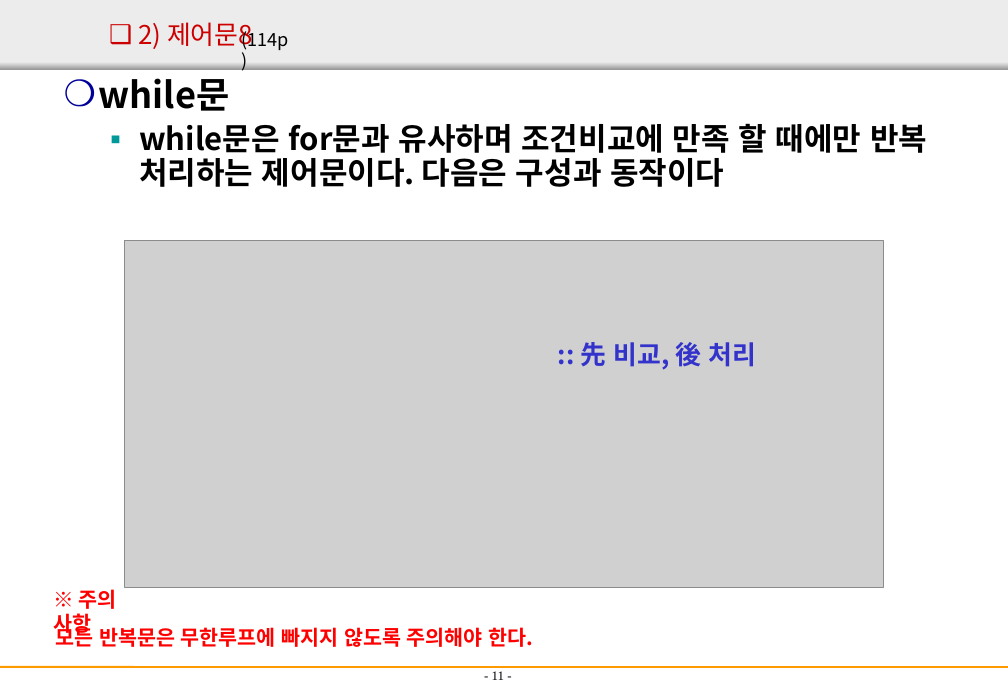
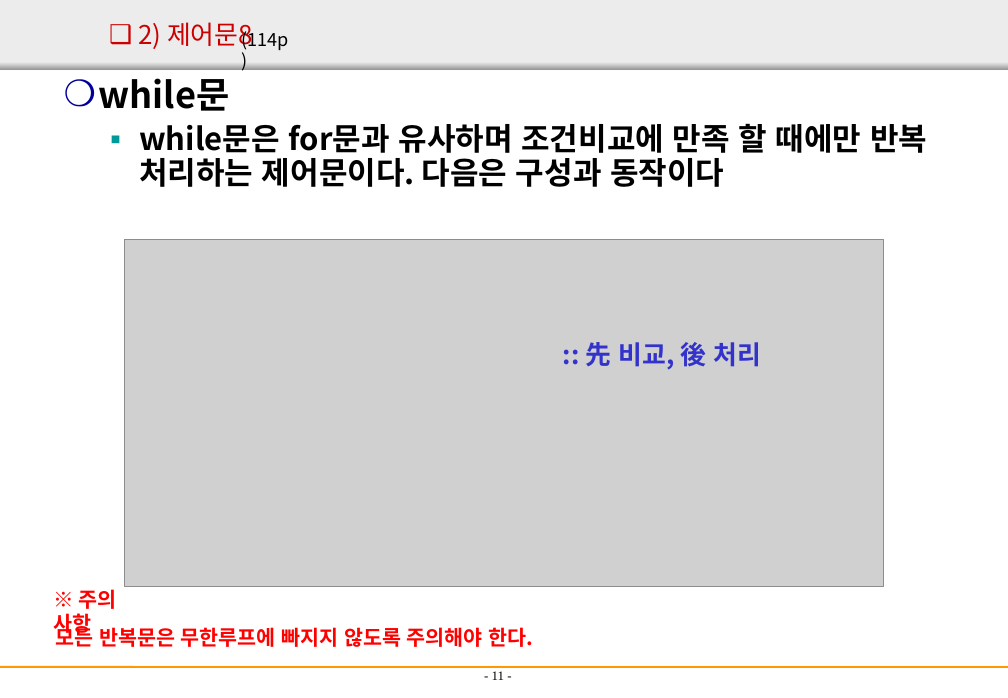
Before and after one commit to Jaehe-he/naver17study, a slide deck: slide 11 of 자료들/03장_주석문과제어문.ppt. Drawn at 1008x698 pixels with LibreOffice and Linux fonts; fonts in the diff are those of the drawing; grey boxes stand for pictures. Boxes give left, top, right and bottom in pixels: in the first picture for what was removed or moved away, otherwise in the second. Text is boxed around its words. In the diff, an @@ line names an element or a change of style, - is before the commit and + after.

```diff
--- a/자료들/03장_주석문과제어문.ppt
+++ b/자료들/03장_주석문과제어문.ppt
@@ text ":: 先 비교, 後 처리": place and size @@
-text ":: 先 비교, 後 처리" at [580, 342, 756, 370]
+text ":: 先 비교, 後 처리" at [586, 342, 762, 370]
```
Also in this commit, not shown: 1 other slide changed, 24 other files.
